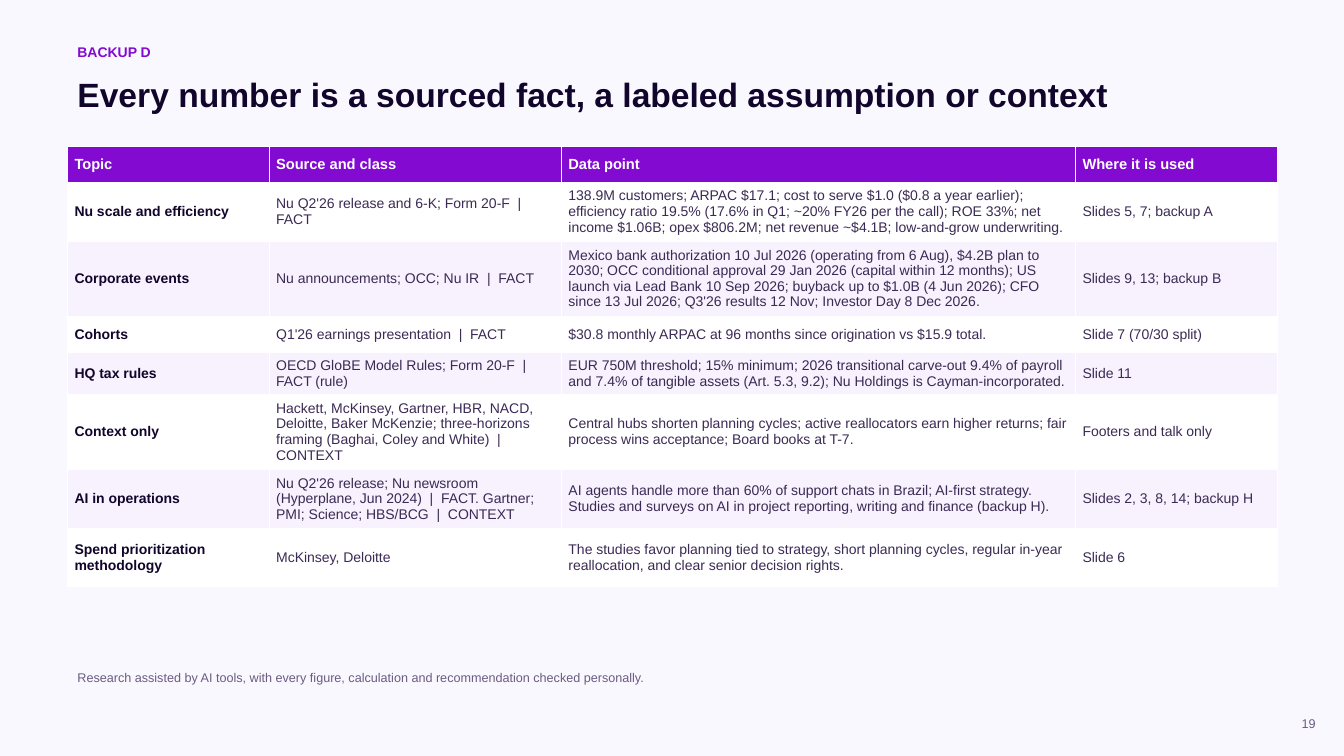
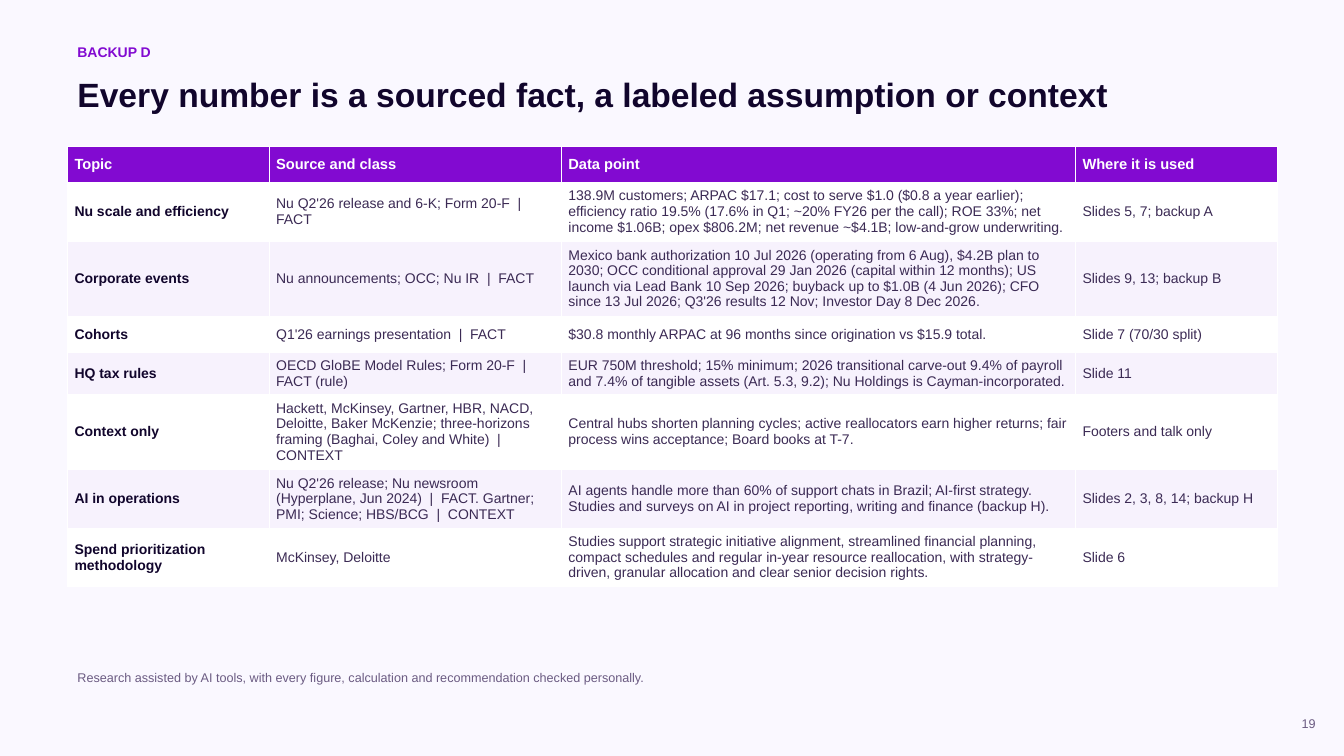
Before and after one commit to cmx24/business-case, a slide deck: slide 19 of deck/CFO_CoS_deck_v10.pptx. Drawn at 1344x756 pixels with LibreOffice and Linux fonts; fonts in the diff are those of the drawing. Boxes give left, top, right and bottom in pixels: in the first picture for what was removed or moved away, otherwise in the second. Text is boxed around its words. In the diff, an @@ line names an element or a change of style, - is before the commit and + after.

```diff
--- a/deck/CFO_CoS_deck_v10.pptx
+++ b/deck/CFO_CoS_deck_v10.pptx
@@ table at [68,146,1277,587] @@
-row 8, column 3: The studies favor planning tied to strategy, short planning cycles, regular in-year reallocation, and clear senior decision rights.
+row 8, column 3: Studies support strategic initiative alignment, streamlined financial planning, compact schedules and regular in-year resource reallocation, with strategy-driven, granular allocation and clear senior decision rights.
```
Also in this commit, not shown: 3 other slides changed, 2 other files.
